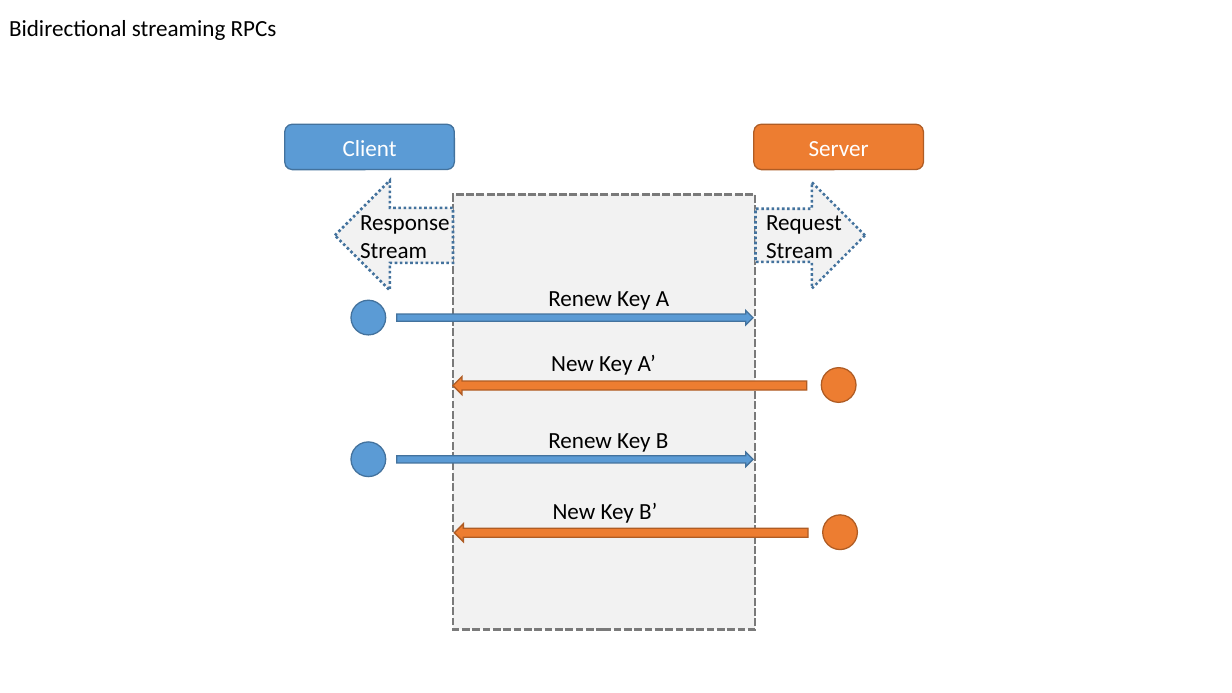
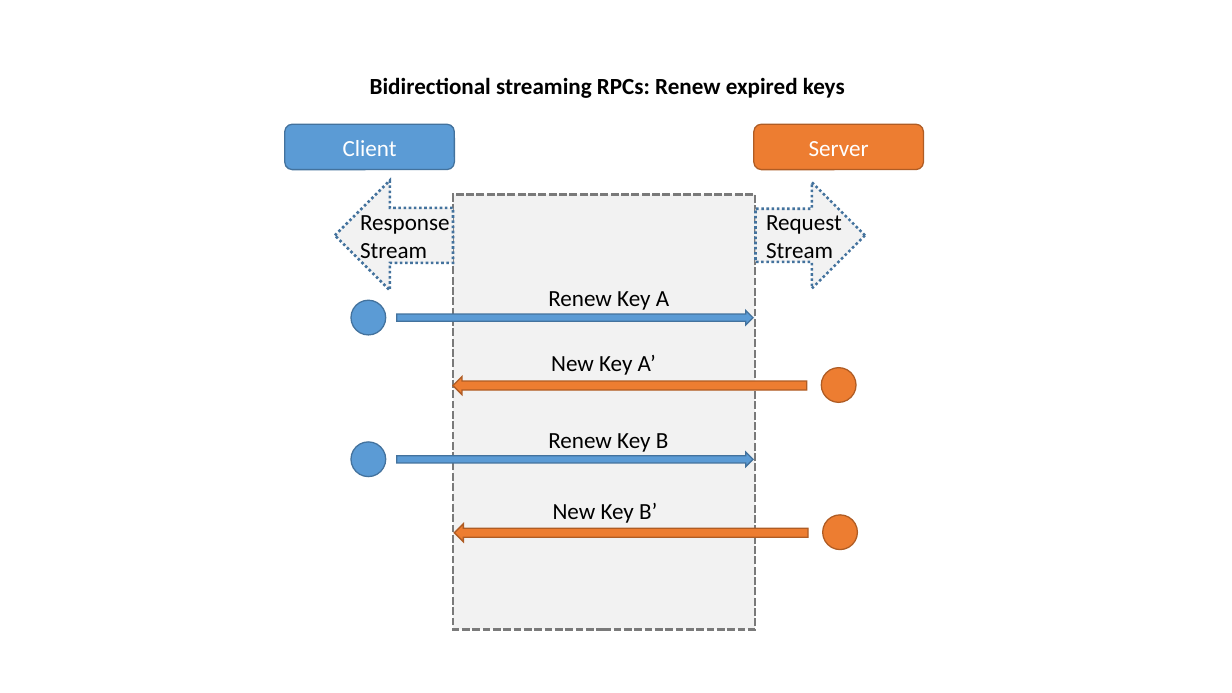
Before and after one commit to KarateJB/KMS.gRPC, a slide deck: slide 6 of doc/Architecture.pptx (slide 4 before the commit). Drawn at 1232x693 pixels with LibreOffice and Linux fonts; fonts in the diff are those of the drawing. Boxes give left, top, right and bottom in pixels: in the first picture for what was removed or moved away, otherwise in the second. Text is boxed around its words. In the diff, an @@ line names an element or a change of style, - is before the commit and + after.

```diff
--- a/doc/Architecture.pptx
+++ b/doc/Architecture.pptx
@@ text at bbox=[370, 77, 845, 98]: text changed; bold on @@
-Bidirectional streaming RPCs
+Bidirectional streaming RPCs: Renew expired keys
```
Also in this commit, not shown: 4 other slides changed, 3 slides added, 6 other files.
